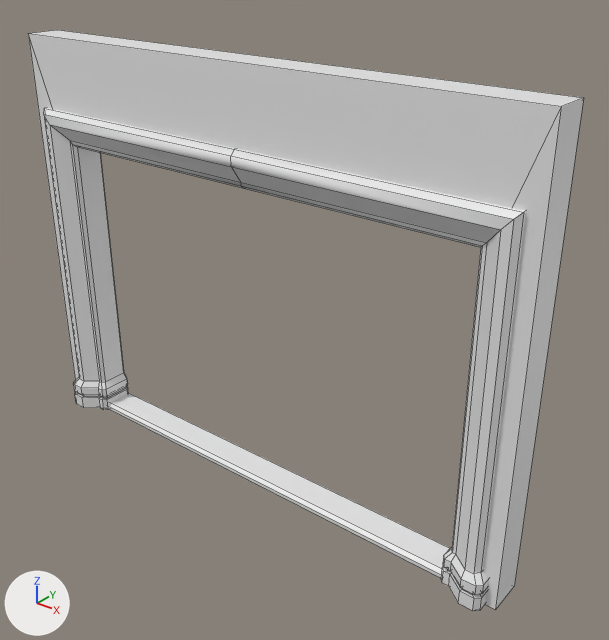
A saved change to the FBX model ProjetFPV/Assets/Art/Meshes/Modulaire/Low Poly/48-Porte_Large.fbx.
The view is the same before and after, from a camera (50 mm lens) standing at (5.49, -3.71, 3.79) and looking at (2.33, 0.25, 1.34). Every picture has the same lights, and +X, +Y and +Z are marked at lower left. Mesh edges are drawn as thin lines. Materials are left out; every surface is plain grey.
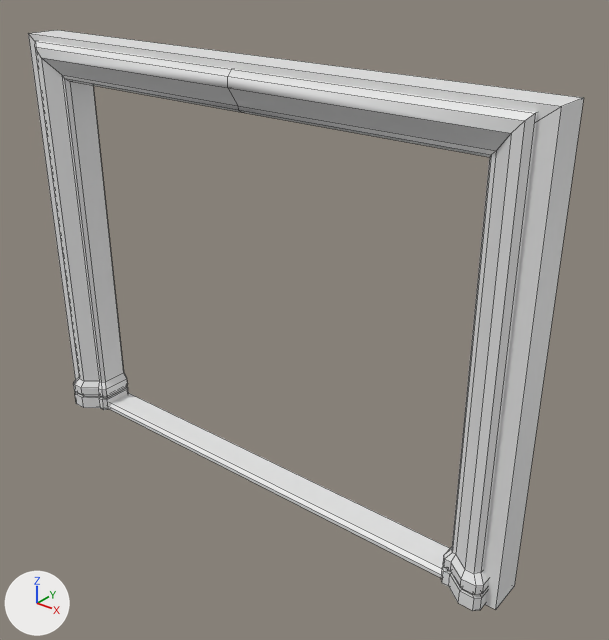
Commit message: tweaks portes

Changed parts and their boxes (x1, y1, x2, y2) in the pictures (609 x 640 px; the box of a moved part takes in the faces that stretch with it):
'Cube.002', reshaped (13% taller): before (44, 108, 526, 611); after (35, 41, 538, 611)
part 1 of me_cube_003, moved or reshaped: before (44, 108, 526, 361); after (35, 41, 538, 361)
part 2 of me_cube_001, moved or reshaped: (28, 33, 562, 361) in both

Diff of the bpy script that builds the scene:
```diff
--- a/ProjetFPV/Assets/Art/Meshes/Modulaire/Low Poly/48-Porte_Large.fbx.py
+++ b/ProjetFPV/Assets/Art/Meshes/Modulaire/Low Poly/48-Porte_Large.fbx.py
@@ me_cube_001 @@
 me_cube_001.from_pydata(...)  # 16 vertices, 14 faces; spans x 0.0..4.0, y 0.0..0.25, z 0.0..3.0
 # used by ob_cube; location = (0.0, 0.0, 0.0)
 # before: 4 (3.77, 0.0, 2.36), 5 (0.23, 0.0, 2.36), 6 (0.23, 0.25, 2.36), 7 (3.77, 0.25, 2.36)
+# me_cube_001 part 2
+for i in [*range(4, 8)]: me_cube_001.vertices[i].co += Vector((0.0, 0.0, 0.47))
@@ me_cube_003 @@
 me_cube_003.from_pydata(...)  # 201 vertices, 196 faces; spans x 0.07..3.93, y -0.09..0.26, z 0.0..2.49
 # used by ob_cube_002; location = (0.0, 0.0, 0.0)
+# me_cube_003 part 1: all 33 vertices in x 0.11..3.89, y -0.06..0.26, z 2.23..2.49 are moved by (0.0, 0.0, 0.47)
```
